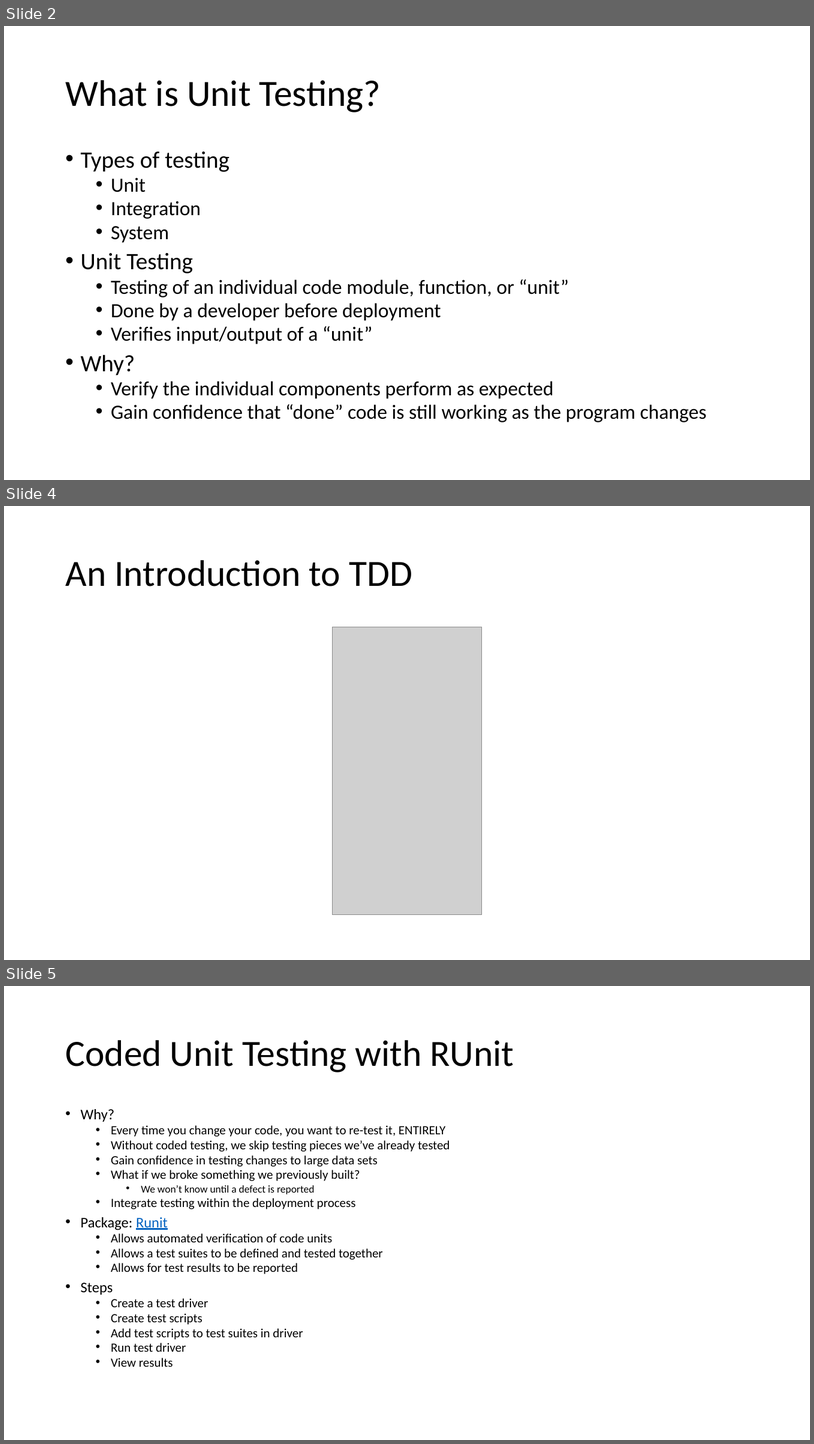
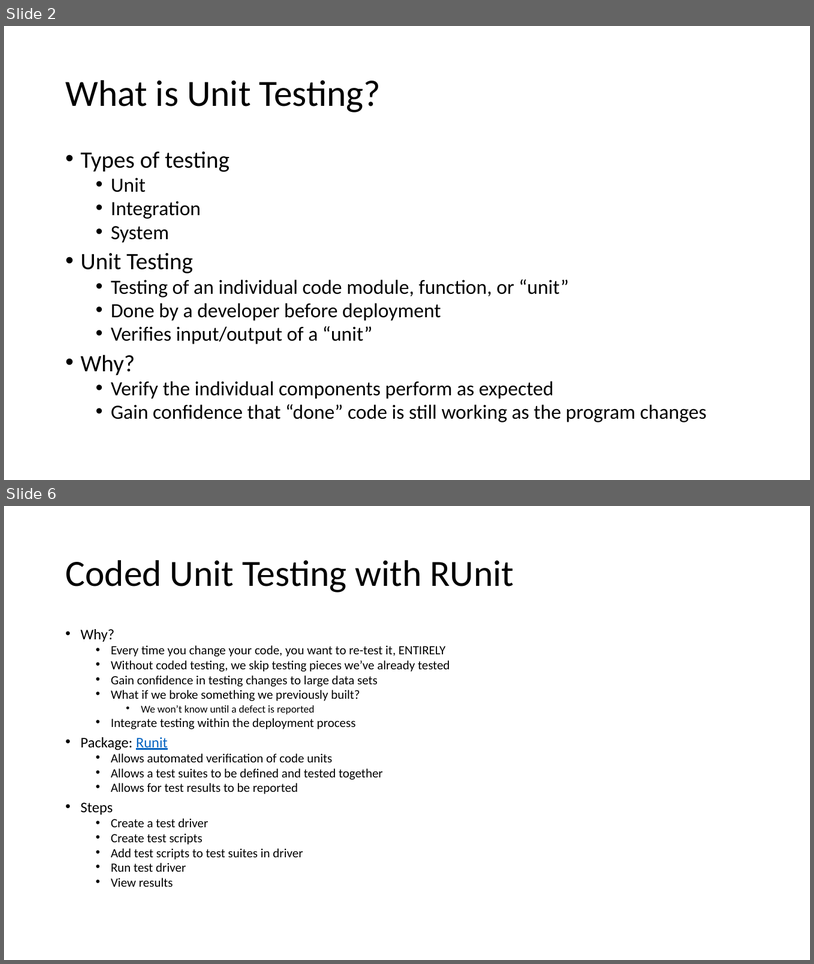
Before and after one commit to donaldsawyer/Demos, a slide deck: tcrug/unit_testing/tcrug_runit_2016_01_21.pptx. Shown one above the other, each under a label of ours: slides 2, 4 and 5 before the commit, slides 2 and 6 after it; the slides between them are not shown. The pictures are 814x1444 and 814x964 pixels, drawn with LibreOffice and Linux fonts; fonts in the diff are those of the drawing; grey boxes stand for pictures. Boxes give left, top, right and bottom in pixels: in the first picture for what was removed or moved away, otherwise in the second. Text is boxed around its words. In the diff, an @@ line names an element or a change of style, - is before the commit and + after.

```diff
--- a/tcrug/unit_testing/tcrug_runit_2016_01_21.pptx
+++ b/tcrug/unit_testing/tcrug_runit_2016_01_21.pptx
@@ slide 4 removed at <box>4,506,810,960</box>, background #FFFFFF @@
@@ title removed at <box>65,560,413,586</box> @@
-An Introduction to TDD
@@ picture removed at <box>332,627,482,915</box> @@
@@ what was slide 5 is now slide 6 @@
```
Also in this commit, not shown: 2 slides changed, 2 slides added, 25 other files.
